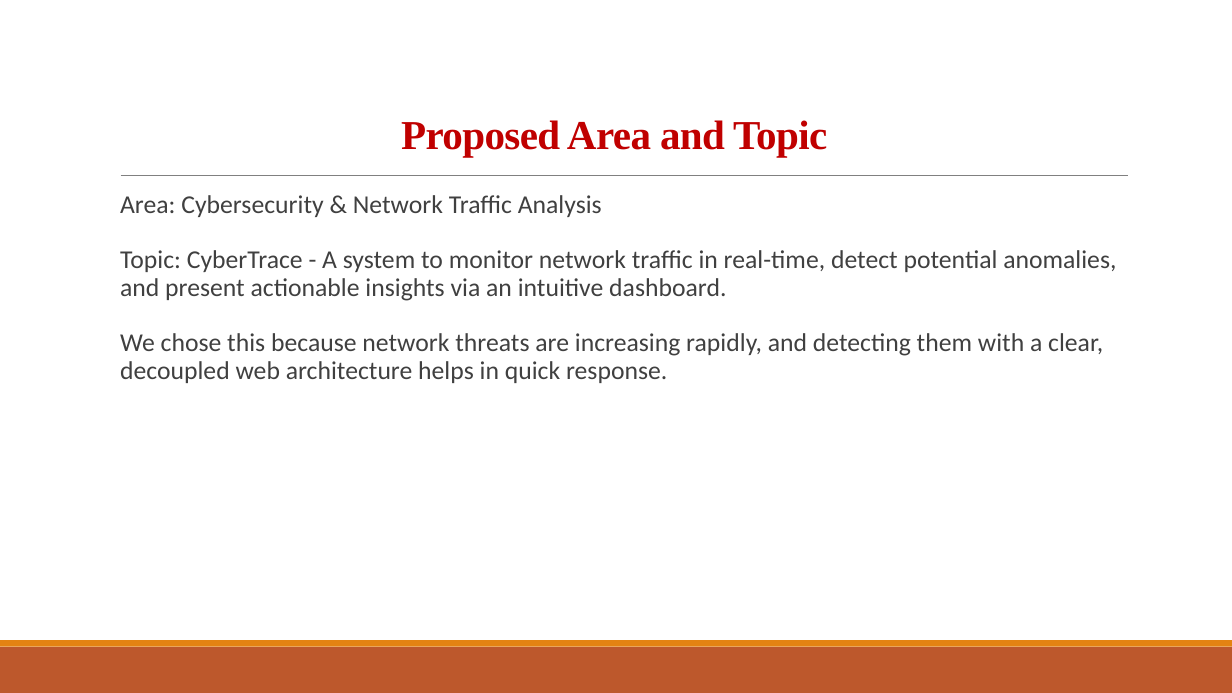
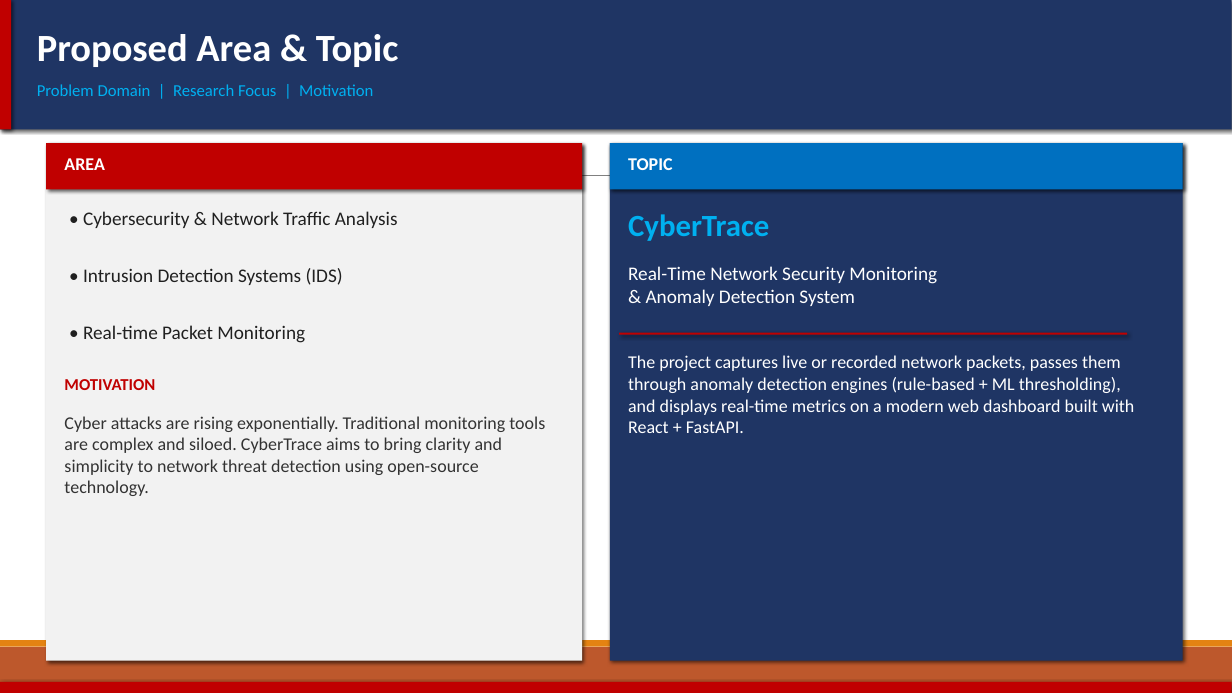
Before and after one commit to Priyanshi27G/CyberTrace, a slide deck: slide 3 of CyberTrace_Viva_Presentation.pptx. Drawn at 1232x693 pixels with LibreOffice and Linux fonts; fonts in the diff are those of the drawing. Boxes give left, top, right and bottom in pixels: in the first picture for what was removed or moved away, otherwise in the second. Text is boxed around its words. In the diff, an @@ line names an element or a change of style, - is before the commit and + after.

```diff
--- a/CyberTrace_Viva_Presentation.pptx
+++ b/CyberTrace_Viva_Presentation.pptx
@@ rectangle added at <box>0,0,1232,129</box>, fill #1F3564 @@
@@ rectangle added at <box>0,0,11,129</box>, fill #C00000 @@
@@ text "Proposed Area & Topic" at <box>37,34,399,67</box>: vertical alignment bottom to top @@
@@ text at <box>37,34,399,67</box>: text changed; size 32 to 30 pt; font Times New Roman to Calibri; text colour #C00000 to #FFFFFF @@
-Proposed Area and Topic
+Proposed Area & Topic
@@ text added at <box>37,84,373,96</box>, 13 pt, text #00B0F0 @@
+Problem Domain | Research Focus | Motivation
@@ rectangle added at <box>46,143,582,661</box>, fill #F2F2F2 @@
@@ rectangle added at <box>46,143,582,189</box>, fill #C00000 @@
@@ rectangle added at <box>610,143,1183,661</box>, fill #1F3564 @@
@@ rectangle added at <box>610,143,1183,189</box>, fill #0070C0 @@
@@ text added at <box>64,158,104,170</box>, 14 pt, text #FFFFFF, bold @@
+AREA
@@ text added at <box>628,158,672,170</box>, 14 pt, text #FFFFFF, bold @@
+TOPIC
@@ text removed at <box>120,195,1116,383</box> @@
-  Area: Cybersecurity & Network Traffic Analysis
-  Topic: CyberTrace - A system to monitor network traffic in real-time, detect potential anomalies, and present actionable insights via an intuitive dashboard.
-  We chose this because network threats are increasing rapidly, and detecting them with a clear, decoupled web architecture helps in quick response.
@@ text added at <box>83,211,398,228</box>, 15 pt, text #202020 @@
+• Cybersecurity & Network Traffic Analysis
@@ text added at <box>628,214,769,241</box>, 24 pt, text #00B0F0, bold @@
+CyberTrace
@@ text added at <box>83,268,343,285</box>, 15 pt, text #202020 @@
+• Intrusion Detection Systems (IDS)
@@ text added at <box>628,266,937,306</box>, 15 pt, text #FFFFFF @@
+Real-Time Network Security Monitoring
+& Anomaly Detection System
@@ text added at <box>83,325,305,343</box>, 15 pt, text #202020 @@
+• Real-time Packet Monitoring
@@ rectangle added at <box>619,333,1128,335</box>, fill #C00000 @@
@@ text added at <box>628,355,1134,433</box>, 14 pt, text #FFFFFF @@
+The project captures live or recorded network packets, passes them through anomaly detection engines (rule-based + ML thresholding), and displays real-time metrics on a modern web dashboard built with React + FastAPI.
@@ text added at <box>64,379,155,390</box>, 13 pt, text #C00000, bold @@
+MOTIVATION
@@ text added at <box>64,416,545,496</box>, 14 pt, text #333333 @@
+Cyber attacks are rising exponentially. Traditional monitoring tools are complex and siloed. CyberTrace aims to bring clarity and simplicity to network threat detection using open-source technology.
@@ rectangle added at <box>0,682,1232,693</box>, fill #C00000 @@
```
Also in this commit, not shown: 8 other slides changed, 1 other file.
